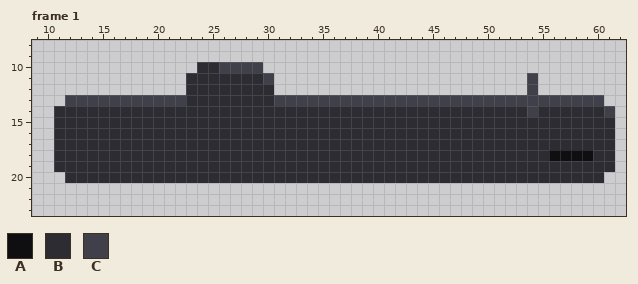
Edited in one commit: pixel-art file (src/entities/player/player.aseprite). Above: the version before the commit.
73x31 pixels, 1 frame. Shown: frame 1: x 9..62, y 8..23. The commit also changed other frames, which this record leaves out.
Palette (. is transparent): A #0f0e11  B #2d2c33  C #40404a
Pixels before, frame 1, first column x 11:
10 .............BBCCCC................................
11 ............BBBBBBBC.......................C.......
12 ............BBBBBBBB.......................C.......
13 .CCCCCCCCCCCBBBBBBBBCCCCCCCCCCCCCCCCCCCCCCCCCCCCCC.
14 BBBBBBBBBBBBBBBBBBBBBBBBBBBBBBBBBBBBBBBBBBBCBBBBBBC
15 BBBBBBBBBBBBBBBBBBBBBBBBBBBBBBBBBBBBBBBBBBBBBBBBBBB
16 BBBBBBBBBBBBBBBBBBBBBBBBBBBBBBBBBBBBBBBBBBBBBBBBBBB
17 BBBBBBBBBBBBBBBBBBBBBBBBBBBBBBBBBBBBBBBBBBBBBBBBBBB
18 BBBBBBBBBBBBBBBBBBBBBBBBBBBBBBBBBBBBBBBBBBBBBAAAABB
19 BBBBBBBBBBBBBBBBBBBBBBBBBBBBBBBBBBBBBBBBBBBBBBBBBBB
20 .BBBBBBBBBBBBBBBBBBBBBBBBBBBBBBBBBBBBBBBBBBBBBBBBB.
After the commit:
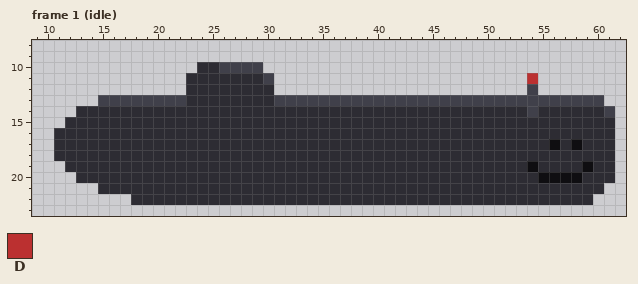
Colours new in this view: D #bb3030
The exact change:
layer "body" added
Frame 1 (idle), layers "player", "body":
The edit turns colour B into colour A in row 17 at x 56 and 58; in row 19 at x 54 and 59; in row 20 at x 55 to 58.
There is now colour B in row 20 at x 61; in row 21 at x 15 to 60; in row 22 at x 18 to 59.
The edit turns colour A into colour B in row 18 at x 56 to 59.
The edit turns colour C into colour D in row 11 at x 54.
The edit erases colour B in row 14 at x 11 to 12; in row 15 at x 11; in row 19 at x 11; in row 20 at x 12.
The edit erases colour C in row 13 at x 12 to 14.
Changed places in both pictures, as pixel boxes (x1, y1, x2, y2):
changed: (527, 73, 538, 84)
changed: (54, 95, 615, 205)
